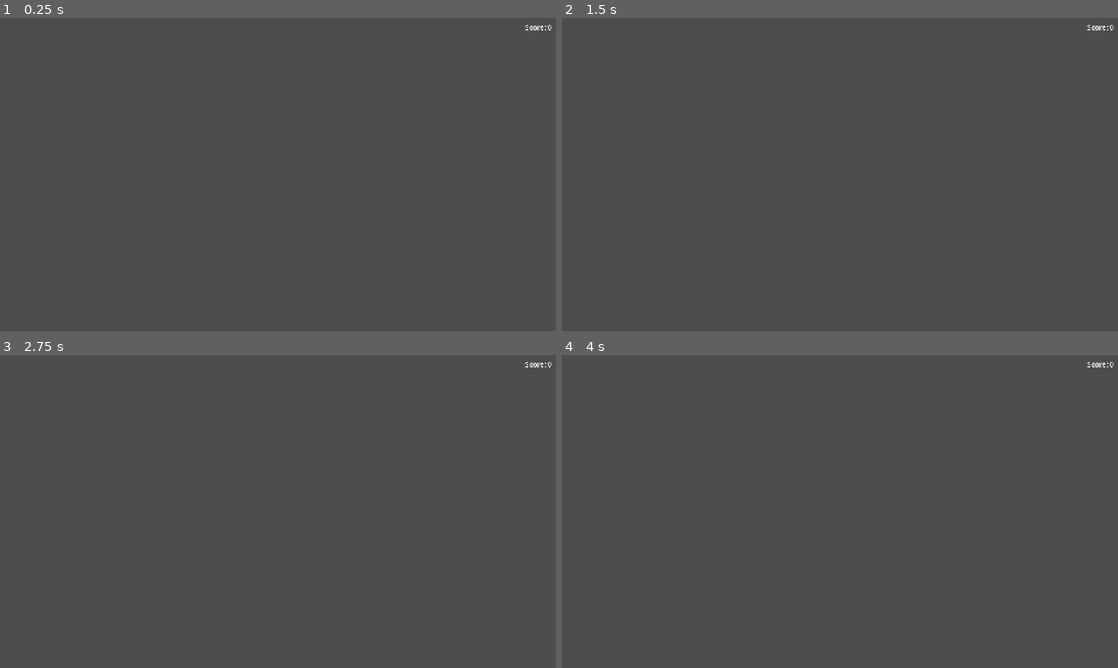
Above: before the commit, frames 1-4 (two rows, left to right).
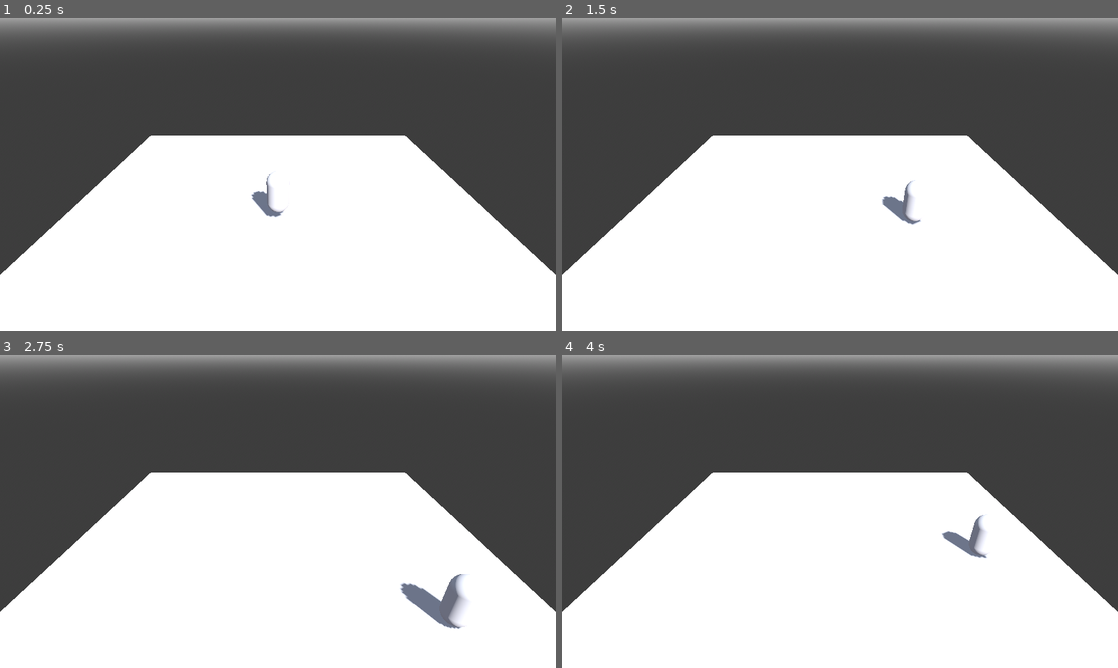
Above: after the commit, the same moments.

Repository: byron-alchemy-digital/godot-game-jam
Game: Godot game, scene res://scenes/main/World3D.tscn
The game is run twice, just before and just after one commit, with the same random seed, the same clock (stepped at 60 frames per second) and the same inputs. Before the commit the project starts from res://scenes/Main.tscn.
Inputs:
- Up to frame 1 (0.25 s): no input
- Up to frame 2 (1.5 s): hold D (move_right) 0.53-1.28 s; tap E (action) at 0.6, 1.35 s; tap Space (jump) at 0.77 s; hold S (move_down) from 1.28 s (still down)
- Up to frame 3 (2.75 s): tap Space (jump) at 1.52 s; release S (move_down) at 2.03 s; hold D (move_right) from 2.03 s (still down); tap E (action) at 2.1 s
- Up to frame 4 (4 s): release D (move_right) at 2.78 s; hold W (move_up) 2.78-3.53 s; tap E (action) at 2.85, 3.6 s; tap Space (jump) at 3.02, 3.77 s; hold A (move_left) from 3.53 s (still down)

The runs differ from the first frame. In frame 1, 54% of the frame differs, in the area x 0-100%, y 0-100%; in frame 2, 54%; in frame 3, 54%; in frame 4, 54%.

Commit message:
feat(structure): Add initial project structure and configuration
- Add CLAUDE.md with project guidelines and conventions
- Create assets directory structure (models, textures, audio, fonts, shaders)
- Set up scenes hierarchy (main, entities, environments, ui, prefabs)
- Organize scripts folders (autoload, components, entities, systems, ui, utils)
- Add resources and docs directories
- Configure .claude settings

Co-Authored-By: Claude Opus 4.5 <noreply@anthropic.com>

Diff:
--- a/project.godot
+++ b/project.godot
@@ -11,8 +11,8 @@
 [application]
 
 config/name="Game Jam Project"
-config/description="A game jam project template for Godot 4.x"
-run/main_scene="res://scenes/Main.tscn"
+config/description="A 3D game jam project for Godot 4.x"
+run/main_scene="res://scenes/main/World3D.tscn"
 config/features=PackedStringArray("4.5", "Forward Plus")
 config/icon="res://icon.svg"
 
@@ -24,7 +24,6 @@
 
 window/size/viewport_width=1280
 window/size/viewport_height=720
-window/stretch/mode="canvas_items"
 
 [input]
 
@@ -76,6 +75,13 @@
 2d_physics/layer_4="collectibles"
 2d_physics/layer_5="projectiles"
 
+3d_physics/layer_1="player"
+3d_physics/layer_2="enemies"
+3d_physics/layer_3="environment"
+3d_physics/layer_4="interactables"
+3d_physics/layer_5="projectiles"
+3d_physics/layer_6="triggers"
+
 [rendering]
 
 textures/canvas_textures/default_texture_filter=0
--- /dev/null
+++ b/scenes/entities/Player3D.tscn
@@ -0,0 +1,24 @@
+[gd_scene load_steps=4 format=3 uid="uid://c3dplayer3d001"]
+
+[ext_resource type="Script" path="res://scripts/entities/Player3D.gd" id="1_player"]
+
+[sub_resource type="CapsuleShape3D" id="CapsuleShape3D_1"]
+radius = 0.5
+height = 2.0
+
+[sub_resource type="CapsuleMesh" id="CapsuleMesh_1"]
+radius = 0.5
+height = 2.0
+
+[node name="Player3D" type="CharacterBody3D"]
+collision_layer = 1
+collision_mask = 7
+script = ExtResource("1_player")
+
+[node name="CollisionShape3D" type="CollisionShape3D" parent="."]
+transform = Transform3D(1, 0, 0, 0, 1, 0, 0, 0, 1, 0, 1, 0)
+shape = SubResource("CapsuleShape3D_1")
+
+[node name="MeshInstance3D" type="MeshInstance3D" parent="."]
+transform = Transform3D(1, 0, 0, 0, 1, 0, 0, 0, 1, 0, 1, 0)
+mesh = SubResource("CapsuleMesh_1")
--- /dev/null
+++ b/scenes/main/World3D.tscn
@@ -0,0 +1,57 @@
+[gd_scene load_steps=6 format=3 uid="uid://c3dworld3d001"]
+
+[ext_resource type="PackedScene" uid="uid://c3dplayer3d001" path="res://scenes/entities/Player3D.tscn" id="1_player"]
+
+[sub_resource type="ProceduralSkyMaterial" id="ProceduralSkyMaterial_1"]
+sky_top_color = Color(0.4, 0.6, 0.9, 1)
+sky_horizon_color = Color(0.7, 0.8, 0.9, 1)
+ground_bottom_color = Color(0.2, 0.2, 0.2, 1)
+ground_horizon_color = Color(0.5, 0.5, 0.5, 1)
+
+[sub_resource type="Sky" id="Sky_1"]
+sky_material = SubResource("ProceduralSkyMaterial_1")
+
+[sub_resource type="Environment" id="Environment_1"]
+background_mode = 2
+sky = SubResource("Sky_1")
+ambient_light_source = 2
+ambient_light_color = Color(0.8, 0.8, 0.9, 1)
+ambient_light_energy = 0.5
+tonemap_mode = 2
+ssao_enabled = true
+
+[sub_resource type="BoxMesh" id="BoxMesh_1"]
+size = Vector3(20, 1, 20)
+
+[sub_resource type="BoxShape3D" id="BoxShape3D_1"]
+size = Vector3(20, 1, 20)
+
+[node name="World3D" type="Node3D"]
+
+[node name="WorldEnvironment" type="WorldEnvironment" parent="."]
+environment = SubResource("Environment_1")
+
+[node name="DirectionalLight3D" type="DirectionalLight3D" parent="."]
+transform = Transform3D(0.866025, -0.353553, 0.353553, 0, 0.707107, 0.707107, -0.5, -0.612372, 0.612372, 0, 10, 0)
+light_color = Color(1, 0.98, 0.95, 1)
+light_energy = 1.2
+shadow_enabled = true
+
+[node name="Camera3D" type="Camera3D" parent="."]
+transform = Transform3D(1, 0, 0, 0, 0.866025, 0.5, 0, -0.5, 0.866025, 0, 8, 10)
+fov = 60.0
+
+[node name="Ground" type="StaticBody3D" parent="."]
+collision_layer = 4
+collision_mask = 0
+
+[node name="MeshInstance3D" type="MeshInstance3D" parent="Ground"]
+transform = Transform3D(1, 0, 0, 0, 1, 0, 0, 0, 1, 0, -0.5, 0)
+mesh = SubResource("BoxMesh_1")
+
+[node name="CollisionShape3D" type="CollisionShape3D" parent="Ground"]
+transform = Transform3D(1, 0, 0, 0, 1, 0, 0, 0, 1, 0, -0.5, 0)
+shape = SubResource("BoxShape3D_1")
+
+[node name="Player3D" parent="." instance=ExtResource("1_player")]
+transform = Transform3D(1, 0, 0, 0, 1, 0, 0, 0, 1, 0, 1, 0)
--- /dev/null
+++ b/scripts/entities/Player3D.gd
@@ -0,0 +1,50 @@
+## 3D Player character with WASD movement.
+##
+## A simple third-person character controller that moves
+## on the XZ plane using WASD input.
+class_name Player3D
+extends CharacterBody3D
+
+## Movement speed in units per second.
+@export var move_speed: float = 5.0
+
+## Acceleration rate for smooth movement.
+@export var acceleration: float = 10.0
+
+## Gravity strength.
+@export var gravity: float = 20.0
+
+# Cached gravity from project settings (fallback)
+var _project_gravity: float
+
+
+func _ready() -> void:
+	_project_gravity = ProjectSettings.get_setting("physics/3d/default_gravity", 9.8)
+
+
+func _physics_process(delta: float) -> void:
+	_apply_gravity(delta)
+	_handle_movement(delta)
+	move_and_slide()
+
+
+func _apply_gravity(delta: float) -> void:
+	if not is_on_floor():
+		velocity.y -= gravity * delta
+
+
+func _handle_movement(delta: float) -> void:
+	# Get input direction from WASD
+	var input_dir := Input.get_vector("move_left", "move_right", "move_up", "move_down")
+
+	# Convert to 3D direction (XZ plane)
+	var direction := Vector3(input_dir.x, 0.0, input_dir.y).normalized()
+
+	# Apply movement with acceleration for smoothness
+	if direction:
+		velocity.x = move_toward(velocity.x, direction.x * move_speed, acceleration * delta)
+		velocity.z = move_toward(velocity.z, direction.z * move_speed, acceleration * delta)
+	else:
+		# Decelerate when no input
+		velocity.x = move_toward(velocity.x, 0.0, acceleration * delta)
+		velocity.z = move_toward(velocity.z, 0.0, acceleration * delta)
Not shown, added: .claude/settings.json
Not shown, added: scripts/entities/Player3D.gd.uid
Not shown, added: .claude/skills/create-3d-controller.md
Not shown, added: .claude/skills/create-component.md
Not shown, added: .claude/skills/create-entity.md
Not shown, added: .claude/skills/create-environment.md
Not shown, added: .claude/skills/create-system.md
Not shown, added: .claude/skills/godot-3d-patterns.md
Not shown, added: CLAUDE.md
Not shown, added: assets/models/.gitkeep
Not shown, added: assets/shaders/.gitkeep
Not shown, added: docs/DESIGN.md
(and 13 more such lines)
